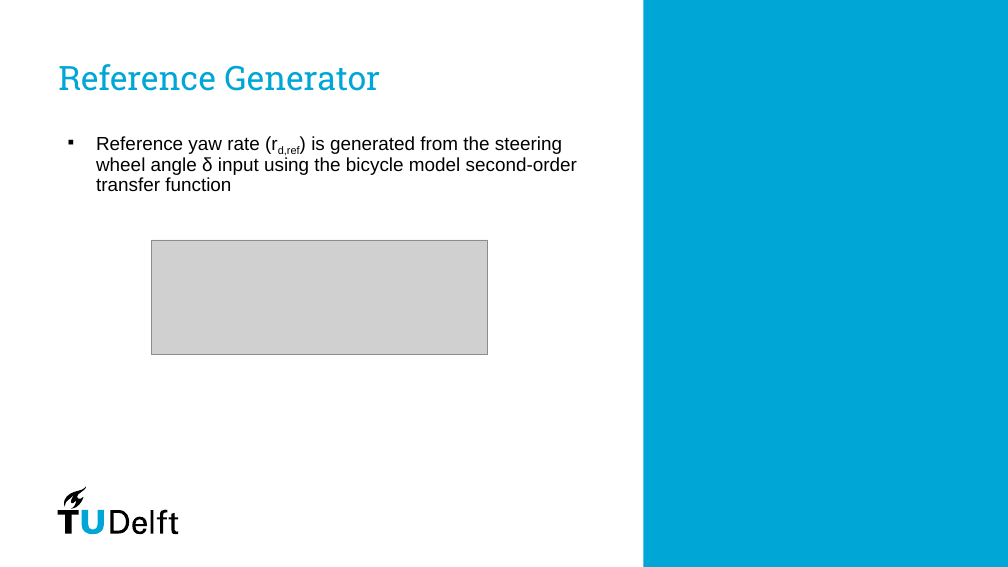
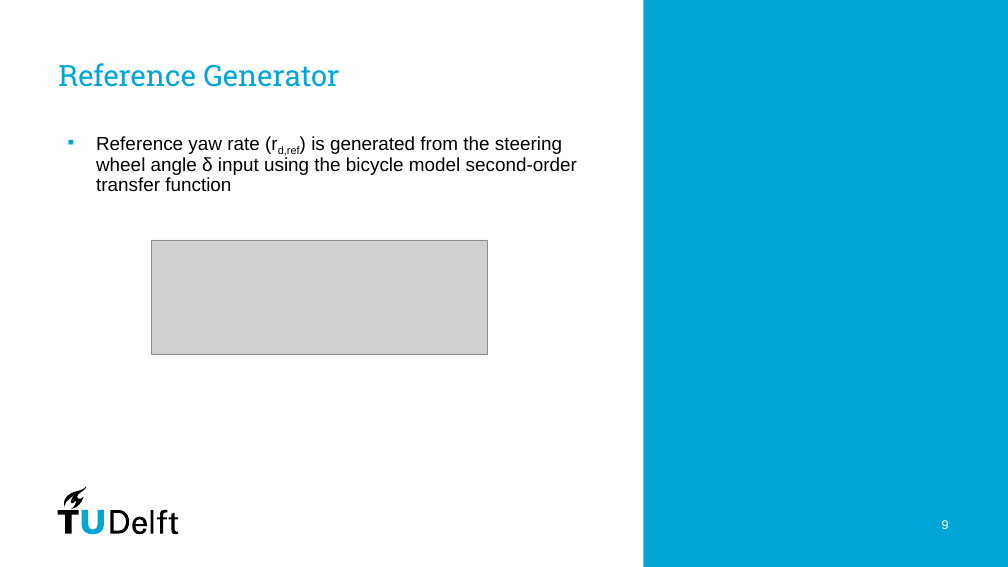
Before and after one commit to PavanPrasad-HG/Vehicle-Dynamics-Control, a slide deck: slide 9 of Group Presentation.pptx. Drawn at 1008x567 pixels with LibreOffice and Linux fonts; fonts in the diff are those of the drawing; grey boxes stand for pictures. Boxes give left, top, right and bottom in pixels: in the first picture for what was removed or moved away, otherwise in the second. Text is boxed around its words. In the diff, an @@ line names an element or a change of style, - is before the commit and + after.

```diff
--- a/Group Presentation.pptx
+++ b/Group Presentation.pptx
@@ title "Reference Generator" at (x1=58, y1=63, x2=339, y2=87): size 32 to 28 pt @@
@@ page number added at (x1=942, y1=520, x2=949, y2=529), 12 pt, text #FFFFFF @@
+9
```
Also in this commit, not shown: 10 other slides changed, 2 slides added, 2 slides removed, 1 other file.
